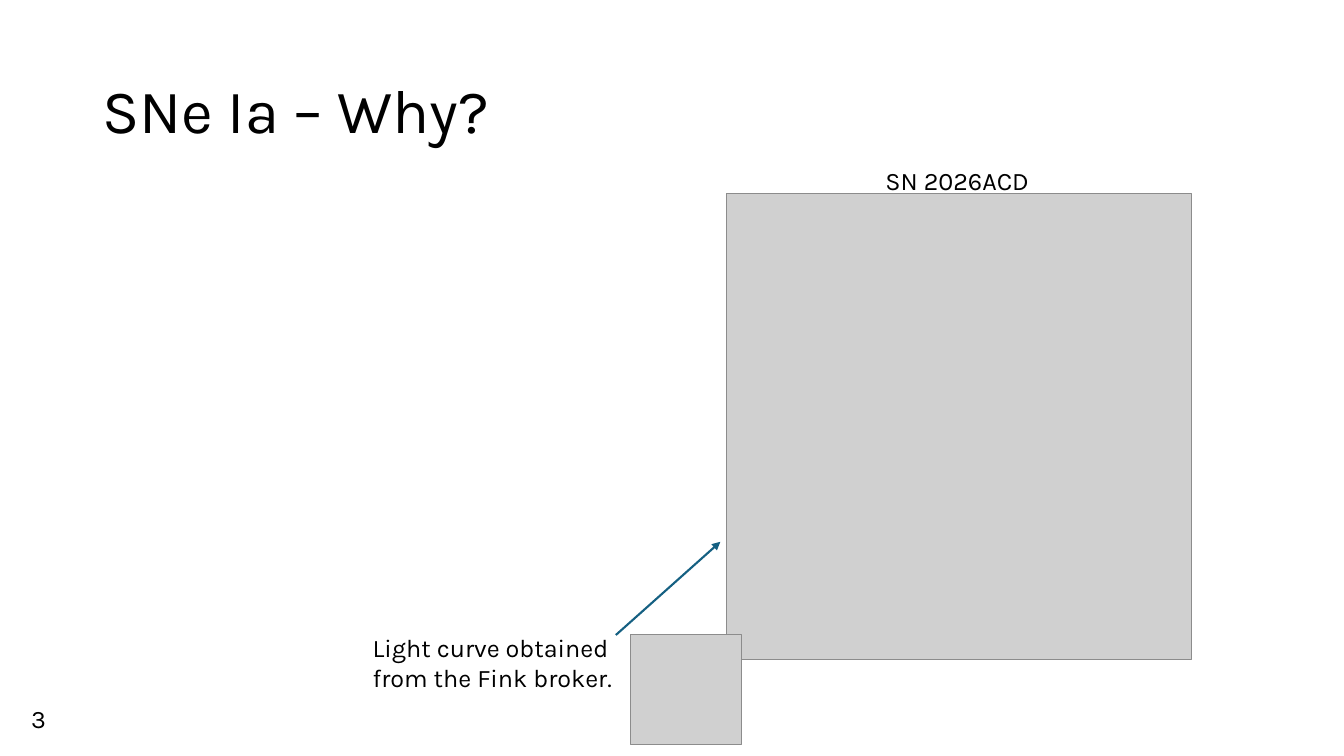
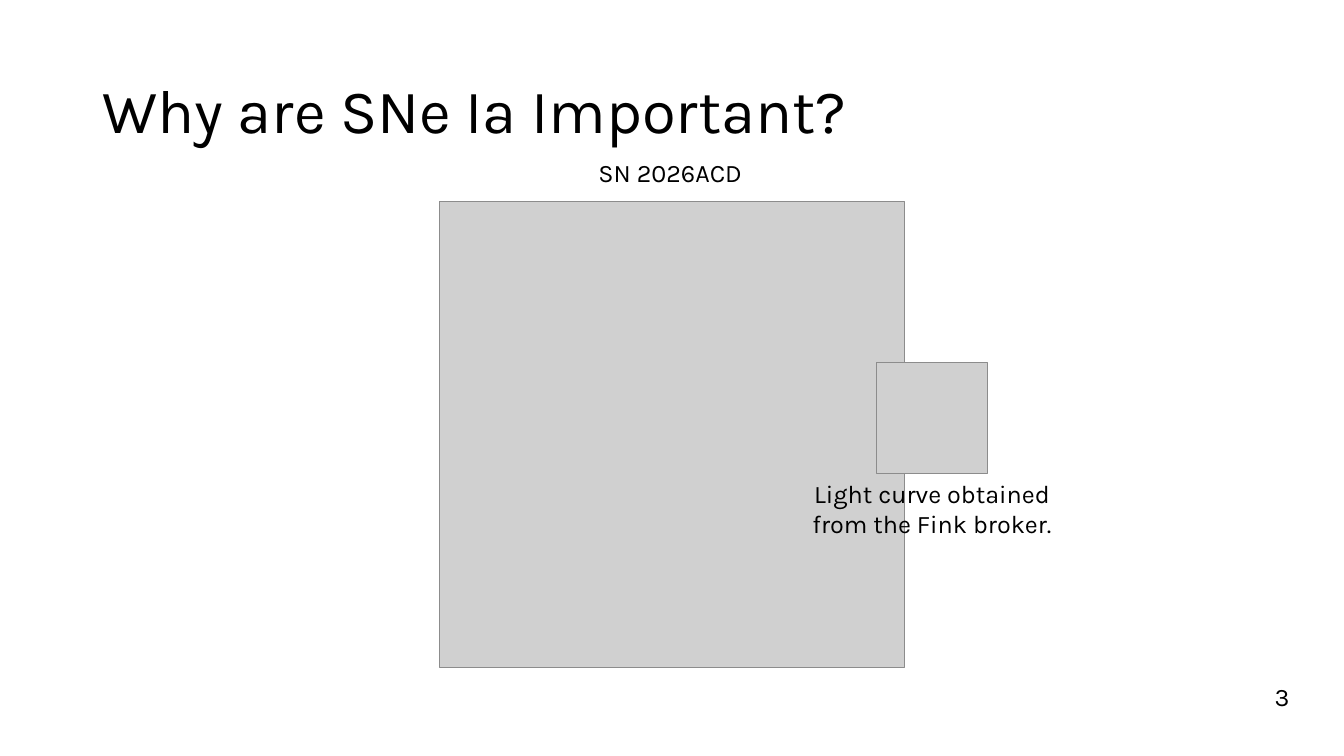
Before and after one commit to Webd0g/Honours_Project, a slide deck: slide 4 of Oral_presentation/Oral_Presentation.pptx. Drawn at 1344x756 pixels with LibreOffice and Linux fonts; fonts in the diff are those of the drawing; grey boxes stand for pictures; background and template pictures are left out. Boxes give left, top, right and bottom in pixels: in the first picture for what was removed or moved away, otherwise in the second. Text is boxed around its words. In the diff, an @@ line names an element or a change of style, - is before the commit and + after.

```diff
--- a/Oral_presentation/Oral_Presentation.pptx
+++ b/Oral_presentation/Oral_Presentation.pptx
@@ title at (102,91,846,148): text changed @@
-SNe Ia – Why?
+Why are SNe Ia Important?
@@ text "SN 2026ACD" rewrapped from (885,174,1029,197) to (598,166,742,183) @@
@@ picture: place and size @@
-picture at (727,194,1192,659)
+picture at (440,202,904,667)
@@ picture: place and size @@
-picture at (631,634,742,745)
+picture at (877,363,988,474)
@@ text "Light curve obtained from the ...": place and size @@
-text "Light curve obtained from the ..." at (373,639,611,688)
+text "Light curve obtained from the ..." at (812,481,1051,540)
@@ text "Light curve obtained from the ..." at (812,481,1051,540): alignment left to centre @@
@@ arrow removed from (616, 635) to (721, 542) @@
@@ text "3": place and size @@
-text "3" at (31,712,46,729)
+text "3" at (1275,690,1290,707)
```
Also in this commit, not shown: 7 other slides changed, 50 other files.
